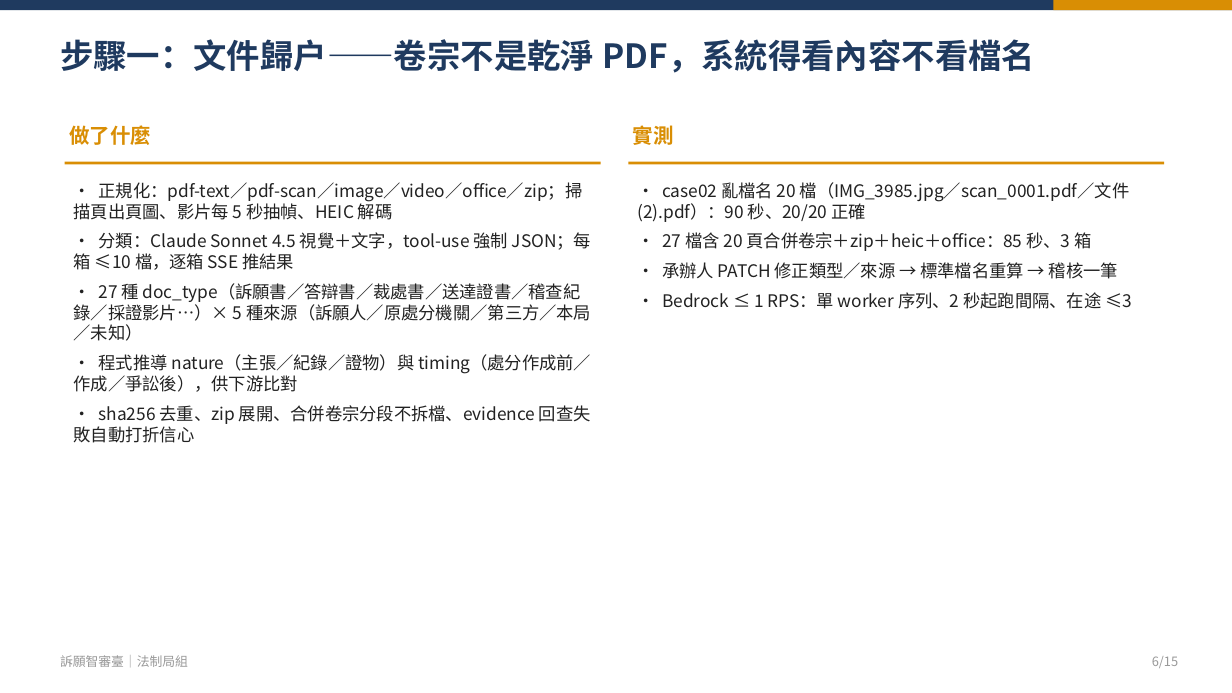
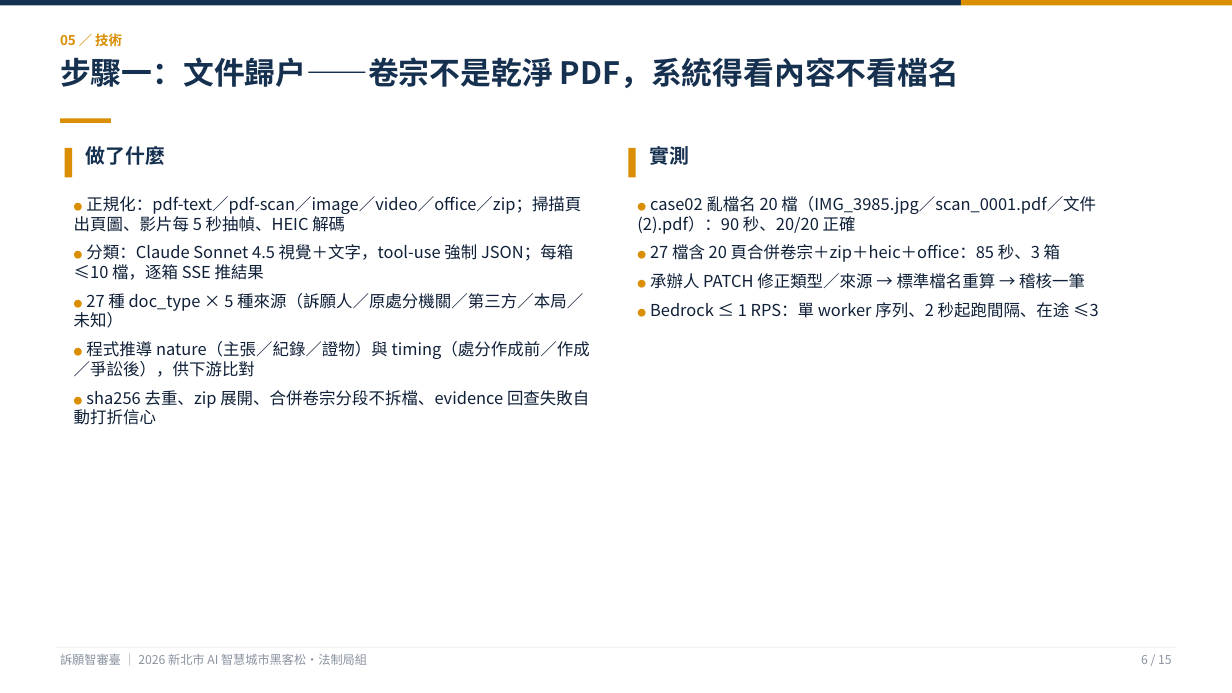
Before and after one commit to KevinMursh/hackathon_wisxxxx, a slide deck: slide 6 of docs/提案/提案簡報-訴願智審臺.pptx. Drawn at 1232x693 pixels with LibreOffice and Linux fonts; fonts in the diff are those of the drawing. Boxes give left, top, right and bottom in pixels: in the first picture for what was removed or moved away, otherwise in the second. Text is boxed around its words. In the diff, an @@ line names an element or a change of style, - is before the commit and + after.

```diff
--- a/docs/提案/提案簡報-訴願智審臺.pptx
+++ b/docs/提案/提案簡報-訴願智審臺.pptx
@@ rectangle: place and size @@
-rectangle at box(0, 0, 1232, 10)
+rectangle at box(0, 0, 961, 6)
@@ rectangle at box(0, 0, 961, 6): fill #1F3A5F to #16304F @@
@@ rectangle: place and size @@
-rectangle at box(1054, 0, 1232, 10)
+rectangle at box(961, 0, 1232, 6)
@@ text "步驟一：文件歸戶——卷宗不是乾淨 PDF，系統得看內容不看檔名": place and size @@
-text "步驟一：文件歸戶——卷宗不是乾淨 PDF，系統得看內容不看檔名" at box(60, 39, 1035, 73)
+text "步驟一：文件歸戶——卷宗不是乾淨 PDF，系統得看內容不看檔名" at box(60, 57, 959, 88)
@@ text "步驟一：文件歸戶——卷宗不是乾淨 PDF，系統得看內容不看檔名" at box(60, 57, 959, 88): size 26 to 24 pt, text colour #1F3A5F to #16304F @@
@@ text added at box(60, 33, 122, 46), 10.5 pt, text #D98E04, bold @@
+05 ／ 技術
@@ rectangle added at box(60, 118, 111, 123), fill #D98E04 @@
@@ rectangle added at box(65, 148, 72, 177), fill #D98E04 @@
@@ text "做了什麼": place and size @@
-text "做了什麼" at box(69, 125, 151, 145)
+text "做了什麼" at box(86, 146, 166, 165)
@@ text "做了什麼" at box(86, 146, 166, 165): size 16 to 15.5 pt, text colour #D98E04 to #16304F @@
@@ rectangle added at box(628, 148, 636, 177), fill #D98E04 @@
@@ text "實測" at box(650, 146, 690, 165): size 16 to 15.5 pt, text colour #D98E04 to #16304F @@
@@ text "實測": place and size @@
-text "實測" at box(633, 123, 674, 149)
+text "實測" at box(650, 146, 690, 165)
@@ rectangle removed at box(65, 162, 601, 165) @@
@@ rectangle removed at box(628, 162, 1165, 165) @@
@@ text at box(74, 196, 590, 425): text changed; size 13.5 to 12.8 pt; text colour #222222 to #0F2038 @@
-• 正規化：pdf-text／pdf-scan／image／video／office／zip；掃描頁出頁圖、影片每 5 秒抽幀、HEIC 解碼
-• 分類：Claude Sonnet 4.5 視覺＋文字，tool-use 強制 JSON；每箱 ≤10 檔，逐箱 SSE 推結果
-• 27 種 doc_type（訴願書／答辯書／裁處書／送達證書／稽查紀錄／採證影片…）× 5 種來源（訴願人／原處分機關／第三方／本局／未知）
-• 程式推導 nature（主張／紀錄／證物）與 timing（處分作成前／作成／爭訟後），供下游比對
-• sha256 去重、zip 展開、合併卷宗分段不拆檔、evidence 回查失敗自動打折信心
+● 正規化：pdf-text／pdf-scan／image／video／office／zip；掃描頁出頁圖、影片每 5 秒抽幀、HEIC 解碼
+● 分類：Claude Sonnet 4.5 視覺＋文字，tool-use 強制 JSON；每箱 ≤10 檔，逐箱 SSE 推結果
+● 27 種 doc_type × 5 種來源（訴願人／原處分機關／第三方／本局／未知）
+● 程式推導 nature（主張／紀錄／證物）與 timing（處分作成前／作成／爭訟後），供下游比對
+● sha256 去重、zip 展開、合併卷宗分段不拆檔、evidence 回查失敗自動打折信心
@@ text at box(637, 196, 1099, 318): text changed; size 13.5 to 12.8 pt; text colour #222222 to #0F2038 @@
-• case02 亂檔名 20 檔（IMG_3985.jpg／scan_0001.pdf／文件(2).pdf）：90 秒、20/20 正確
-• 27 檔含 20 頁合併卷宗＋zip＋heic＋office：85 秒、3 箱
-• 承辦人 PATCH 修正類型／來源 → 標準檔名重算 → 稽核一筆
-• Bedrock ≤ 1 RPS：單 worker 序列、2 秒起跑間隔、在途 ≤3
+● case02 亂檔名 20 檔（IMG_3985.jpg／scan_0001.pdf／文件(2).pdf）：90 秒、20/20 正確
+● 27 檔含 20 頁合併卷宗＋zip＋heic＋office：85 秒、3 箱
+● 承辦人 PATCH 修正類型／來源 → 標準檔名重算 → 稽核一筆
+● Bedrock ≤ 1 RPS：單 worker 序列、2 秒起跑間隔、在途 ≤3
@@ rectangle added at box(55, 647, 1177, 648), fill #E6EAF0 @@
@@ text at box(60, 654, 367, 665): text changed; size 10 to 9.5 pt; text colour #999999 to #8A93A0 @@
-訴願智審臺｜法制局組
+訴願智審臺 ｜ 2026 新北市 AI 智慧城市黑客松・法制局組
@@ text at box(1141, 655, 1172, 664): text changed; size 10 to 9.5 pt; text colour #999999 to #8A93A0 @@
-6/15
+6 / 15
```
Also in this commit, not shown: 14 other slides changed, 17 other files.
